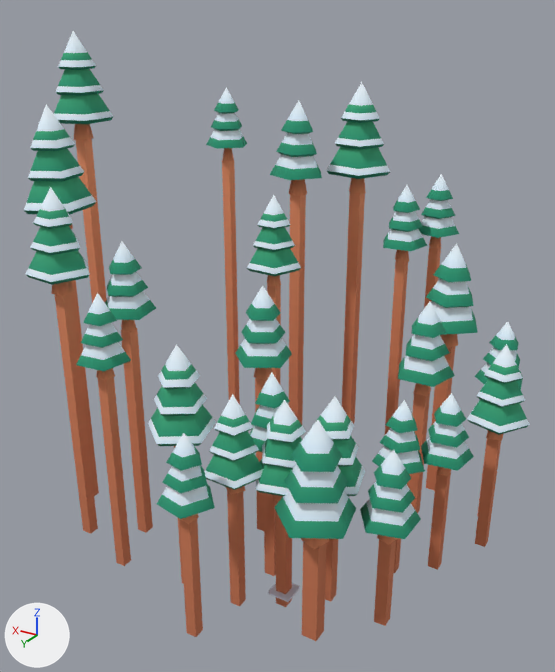
A saved change to the glTF model public/assets/toycar/set-flurry-forest-k.glb.
Rendered twice from a 50 mm camera at (-16.9, -13.4, 20.4) aimed at (-1.6, -38.9, 7.7). The lights are fixed; the arrows at lower left show +X, +Y and +Z. The older version comes first. Where no turn or scale is listed for an object, it has been applied to the vertices. Vertices at exactly the same position are counted once.

Script lines for the objects in view, before the commit:
```python
me_pines = bpy.data.meshes.new('pines')
me_pines.from_pydata(...)  # 1760 vertices, 2688 faces; spans x -6.7..15.4, y -15.5..3.9, z -5.0..15.3
me_pines.materials.append(mat_colormap)  # picture img_colormap_png
ob_pines = bpy.data.objects.new('pines', me_pines)
ob_pines.location = (-5.2, -33.4, 4.14)
```
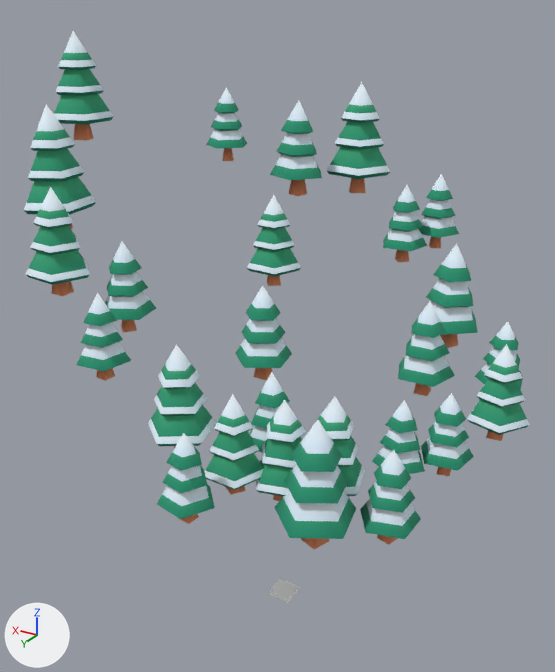
Pixel boxes (x1, y1, x2, y2) of what changed, in the pictures (555 x 672 px):
```json
{"object": "pines", "change": "reshaped", "before": [24, 31, 530, 641], "after": [24, 31, 530, 549], "on screen": "15% shorter"}
{"part": 1, "of": "me_pines", "change": "deleted", "before": [55, 139, 501, 641], "on screen": "brown"}
```

Scene script edits in JSON lines:
```json
{"block": "me_pines", "where": "# used by ob_pines; location = (-5.2, -33.4, 4.14)"}
{"op": "remove", "block": "me_pines", "code": "me_pines.from_pydata(...)  # 1760 vertices, 2688 faces; spans x -6.7..15.4, y -15.5..3.9, z -5.0..15.3"}
{"op": "add", "block": "me_pines", "code": "me_pines.from_pydata(...)  # 1552 vertices, 2428 faces; spans x -6.7..15.4, y -15.5..3.9, z -1.1..15.3"}
{"block": "me_pines", "change": "me_pines part 1: 26 loose pieces with 208 vertices, spanning x -5.6..14.2, y -14.5..3.2, z -5.0..10.7, are deleted"}
```
